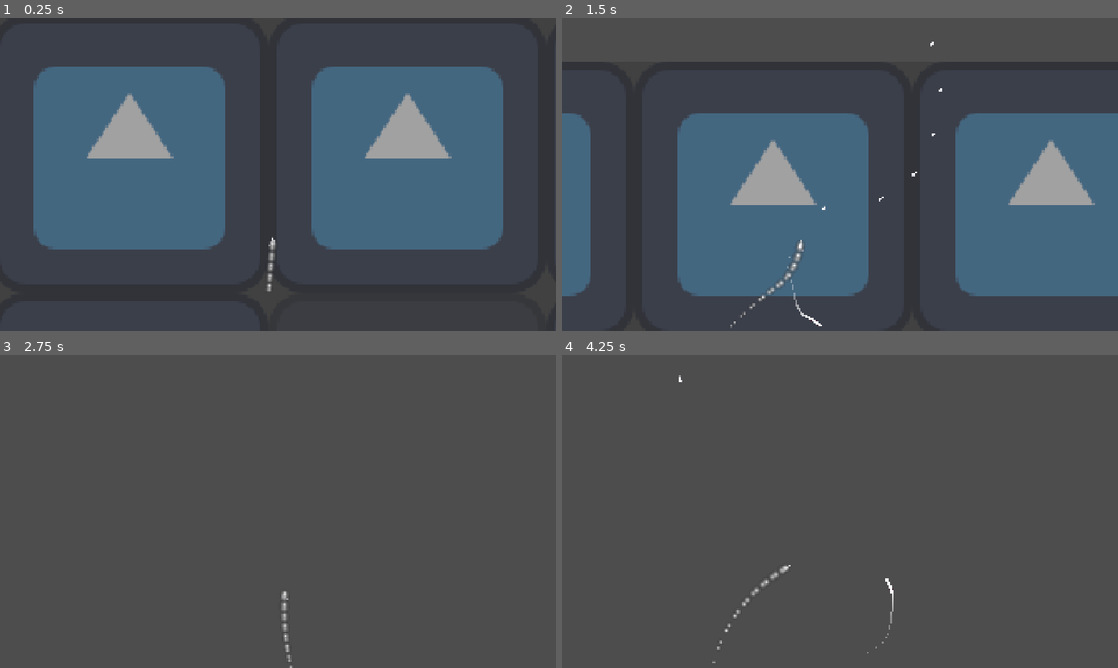
Above: before the commit, frames 1-4 (two rows, left to right).
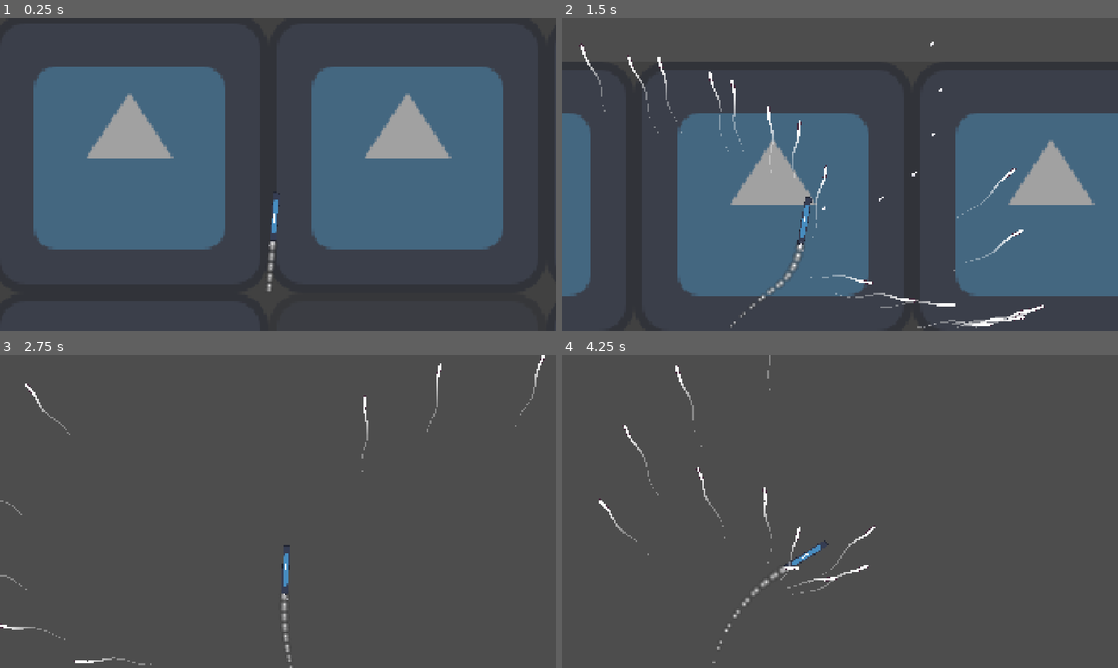
Above: after the commit, the same moments.

Repository: fruitteeeeea/ProjectDogfight
Game: Godot game, scene res://main.tscn
The game is run twice, just before and just after one commit, with the same random seed, the same clock (stepped at 60 frames per second) and the same inputs. The project has no main scene, so this scene is started directly. The engine's default icon, where the game draws it, is replaced by a stand-in: a white triangle on a blue panel in a dark square.
Inputs (mouse positions are in pixels of both pictures, inside the frame that each line leads up to):
- Up to frame 1 (0.25 s): no input
- Up to frame 2 (1.5 s): tap Enter (ui_accept) at 0.5, 0.77 s; move the mouse to (962, 158) at 0.52 s; move the mouse to (728, 190) at 1.27 s
- Up to frame 3 (2.75 s): tap Enter (ui_accept) at 1.52 s; move the mouse to (333, 442) at 2.02 s
- Up to frame 4 (4.25 s): move the mouse to (812, 574) at 2.77 s; tap Enter (ui_accept) at 3.02, 3.77 s; move the mouse to (1006, 558) at 3.52 s

The runs differ from the first frame. In frame 1, 0.2% of the frame differs, in the area x 48-51%, y 56-72%; in frame 2, 1.5%, in the area x 3-87%, y 8-100%; in frame 3, 0.6%; in frame 4, 0.9%.

Commit message:
0104edithome
*少量修改

Diff:
--- a/Unit/Player/player.tscn
+++ b/Unit/Player/player.tscn
@@ -6,6 +6,7 @@
 [ext_resource type="PackedScene" uid="uid://mv1sve8aww0k" path="res://Camera/truma_component.tscn" id="3_pm1gd"]
 [ext_resource type="Script" uid="uid://bghf3dl8ten4h" path="res://Unit/Jet/gun.gd" id="4_j3lyf"]
 [ext_resource type="PackedScene" uid="uid://iw4ebp6p7gw7" path="res://Unit/Bullet/bullet.tscn" id="5_pm1gd"]
+[ext_resource type="Texture2D" uid="uid://fdexqao4a04g" path="res://icon.svg" id="6_qacwo"]
 [ext_resource type="Script" uid="uid://btd2cyjlqddpx" path="res://Unit/SnakeRocket/rocket_spwaner.gd" id="7_mh83u"]
 
 [node name="Player" instance=ExtResource("1_bfvk7")]
@@ -25,8 +26,14 @@
 [node name="fire_interval_timer" type="Timer" parent="Graphic/Gun" index="0"]
 autostart = true
 
-[node name="RocketSpwaner" type="Node2D" parent="Graphic" index="4"]
+[node name="RocketSpwaner" type="Node2D" parent="Graphic" index="4" node_paths=PackedStringArray("player")]
 script = ExtResource("7_mh83u")
+player = NodePath("../..")
+
+[node name="Sprite2D" type="Sprite2D" parent="Graphic/RocketSpwaner" index="0"]
+position = Vector2(56, 0)
+scale = Vector2(0.875, 0.125)
+texture = ExtResource("6_qacwo")
 
 [node name="Camera2D" type="Camera2D" parent="." index="2" node_paths=PackedStringArray("target_point")]
 zoom = Vector2(1.5, 1.5)
--- a/Unit/SnakeRocket/rocket_spwaner.gd
+++ b/Unit/SnakeRocket/rocket_spwaner.gd
@@ -1,6 +1,10 @@
 extends Node2D
 
 const SNAKE_ROCKET = preload("res://Unit/SnakeRocket/snake_rocket.tscn")
+
+var up_dir := true
+
+@export var player : PlayerJet
 
 func _unhandled_input(event: InputEvent) -> void:
 	if event.is_action_pressed("ui_accept"):
@@ -9,7 +13,29 @@
 
 
 func _spwan_rocket() -> void:
-	var rocket = SNAKE_ROCKET.instantiate()
-	rocket.target_pos = get_global_mouse_position()
-	get_tree().current_scene.add_child(rocket)
-	rocket.global_position = global_position
+	for i in range(5):
+		_launch_rocket()
+		await get_tree().create_timer(.1).timeout
+
+
+func _launch_rocket() -> void:
+	var forward := global_transform.x.normalized()
+	if player:
+		forward = player.velocity.normalized()
+
+
+	var angle : float
+
+	for i in range(2):
+		var rocket = SNAKE_ROCKET.instantiate()
+
+		if up_dir:
+			angle = - PI / 4
+		else :
+			angle = PI / 4
+		up_dir = !up_dir
+		rocket.target_dir = forward.rotated(angle)
+
+		get_tree().current_scene.add_child(rocket)
+		rocket.global_position = global_position
+		await get_tree().create_timer(.1).timeout
--- a/Unit/SnakeRocket/snake_rocket.gd
+++ b/Unit/SnakeRocket/snake_rocket.gd
@@ -10,16 +10,23 @@
 @onready var trail: Trails = $Graphic/Trail
 
 var target_pos: Vector2
+var target_dir : Vector2
+
 var time := 0.0
 var direction := Vector2.RIGHT
 
 func _process(delta):
-	if not target_pos:
+	if not target_pos and not target_dir:
 		return
 
 	time += delta
 
-	var to_target = (target_pos - global_position).normalized()
+	var to_target : Vector2
+	if target_pos:
+		to_target = (target_pos - global_position).normalized()
+	elif target_dir:
+		to_target = target_dir
+
 	direction = direction.lerp(to_target, turn_speed * delta).normalized()
 
 	var perpendicular = Vector2(-direction.y, direction.x)
--- a/Unit/SnakeRocket/snake_rocket.tscn
+++ b/Unit/SnakeRocket/snake_rocket.tscn
@@ -53,7 +53,7 @@
 width = 5.0
 
 [node name="Timer" type="Timer" parent="."]
-wait_time = 3.0
+wait_time = 1.5
 one_shot = true
 autostart = true
 
Not shown: 1 places in Unit/Player/player.tscn that only renumber resources
